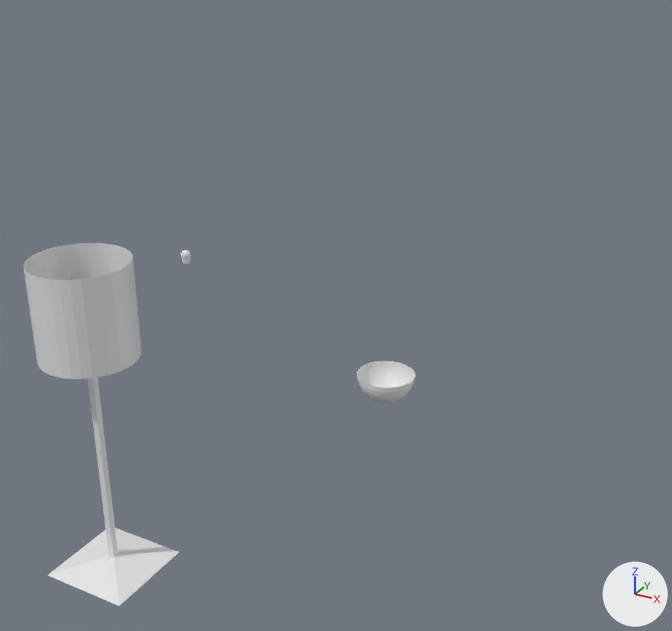
The Blender file badlamp.blend as it was, and as the next commit left it.
One viewpoint serves both versions: a 50 mm lens placed at (12.2, -23.0, 14.6), pointed at (1.2, -3.0, 4.6). The axes (+X, +Y, +Z) are drawn at lower right. The lights are the same throughout.
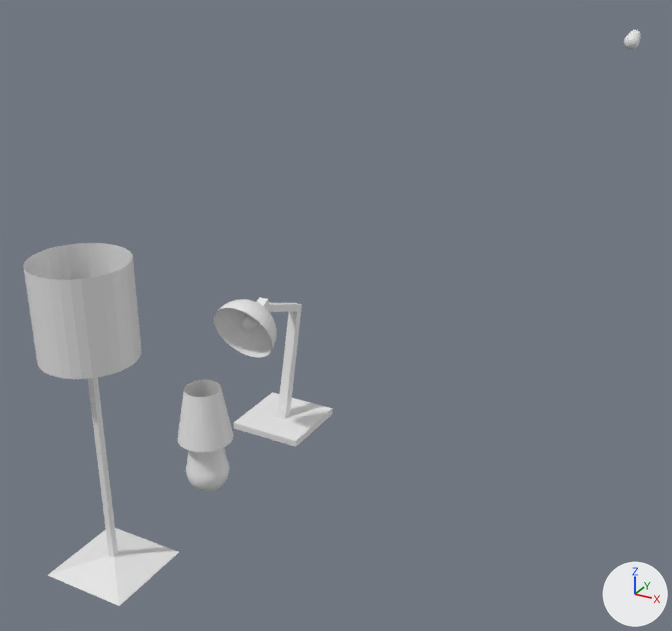
The newer file is also turned or shifted as a whole; pictures and numbers use the older file's frame.

Changed parts and their boxes (x1, y1, x2, y2) in the pictures (672 x 631 px):
'Cube', added
    after: (214, 297, 332, 447)
'Sphere.003', added
    after: (178, 380, 234, 491)
'Sphere', deleted
    before: (357, 361, 415, 403)
'Sphere.004', added
    after: (624, 30, 641, 50)
'Sphere.002', deleted
    before: (181, 250, 191, 264)

The edits, one by one:
Mesh me_sphere_006 is new.
It has 546 vertices, 577 faces and spans x -1.0..1.0, y -1.0..1.0, z -2.21..1.0.
Mesh me_cube is new.
It has 870 vertices, 868 faces and spans x -1.0..1.0, y -2.1..1.0, z -0.09..4.18.
Mesh me_sphere_003 is new.
It has 995 vertices, 993 faces and spans x -1.26..1.26, y -1.26..1.26, z -0.82..4.23.
Object 'Sphere' (ob_sphere) is deleted.
Object 'Sphere.002' (ob_sphere_002) is deleted.
Object 'Sphere.004' (ob_sphere_004) is new; it shows me_sphere_006.
Its location is (5.85, 7.46, 10.82).
Its rotation in degrees is (116, 0, 0).
Its scale is (0.233, 0.233, 0.233).
Object 'Cube' (ob_cube) is new; it shows me_cube.
Its location is (0.0, -3.87, 1.58).
Object 'Sphere.003' (ob_sphere_003) is new; it shows me_sphere_003.
Its location is (0.0, -7.41, 1.92).
Its scale is (0.536, 0.536, 0.536).
